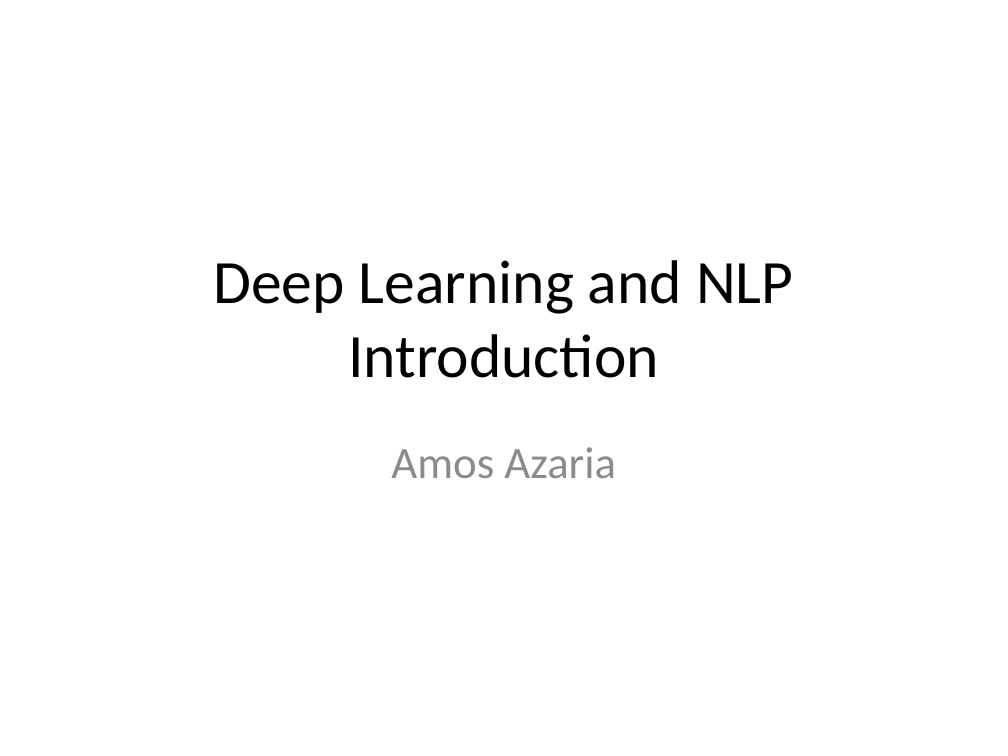
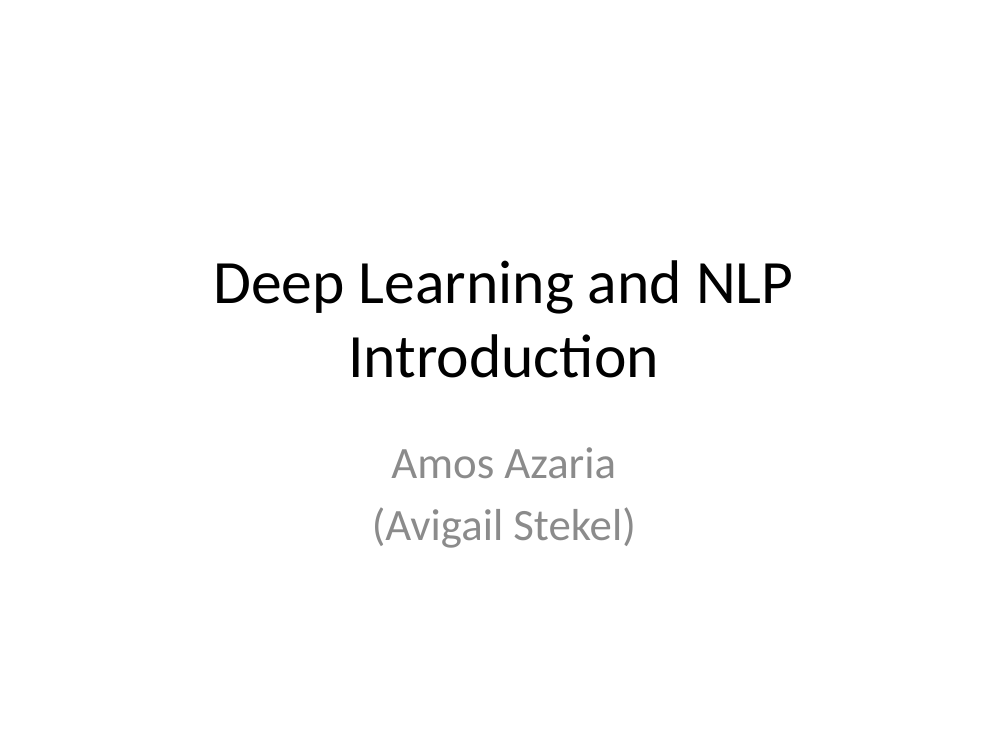
Before and after one commit to kggold4/computer-science-B.Sc-materials, a slide deck: slide 1 of year 3/Deep learning and Natural Language Processing/Lectures/1-Introduction.pptx. Drawn at 1008x756 pixels with LibreOffice and Linux fonts; fonts in the diff are those of the drawing. Boxes give left, top, right and bottom in pixels: in the first picture for what was removed or moved away, otherwise in the second. Text is boxed around its words. In the diff, an @@ line names an element or a change of style, - is before the commit and + after.

```diff
--- a/year 3/Deep learning and Natural Language Processing/Lectures/1-Introduction.pptx
+++ b/year 3/Deep learning and Natural Language Processing/Lectures/1-Introduction.pptx
@@ subtitle at <box>372,507,635,548</box>: paragraph added @@
+(Avigail Stekel)
```
Also in this commit, not shown: 10 other slides changed, 5 other files.
